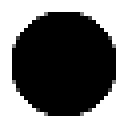
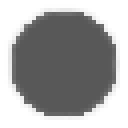
Revision of a layered (128, 128) image; what changed, layer by layer:
painted on "Layer" over [8,8,120,120]
